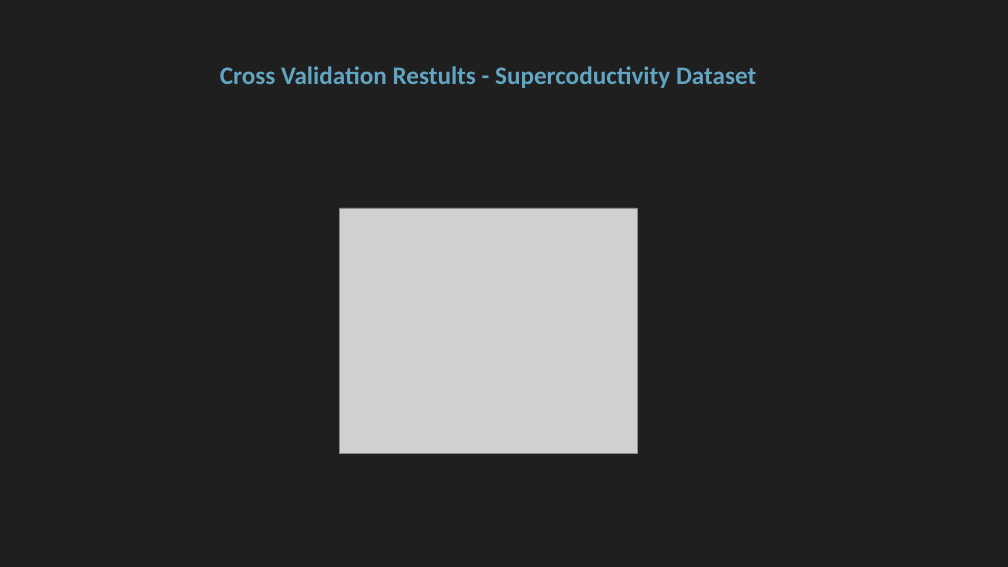
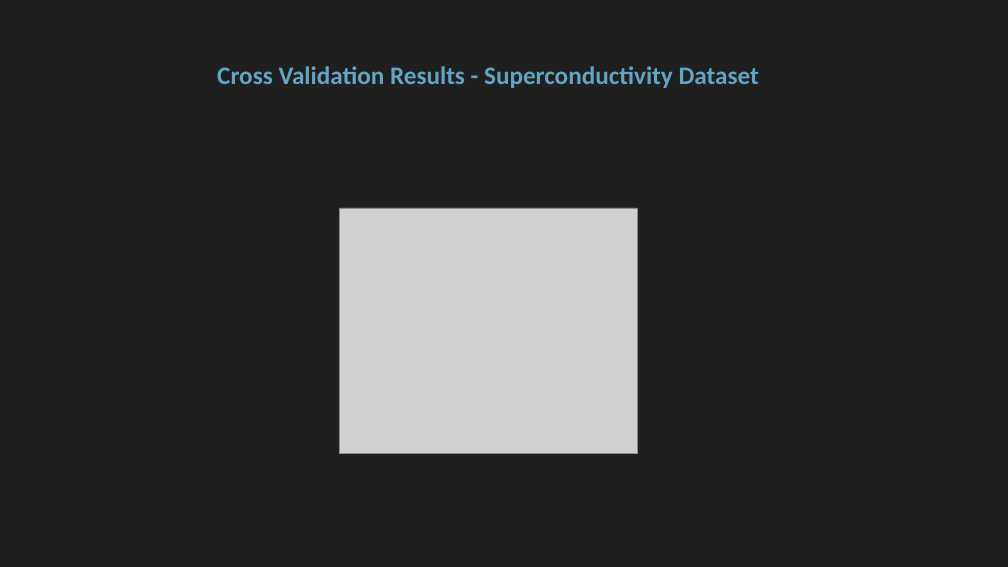
Before and after one commit to floengl/Machine-Learning, a slide deck: slide 16 of Exercise_2/Exercie2_slides.pptx. Drawn at 1008x567 pixels with LibreOffice and Linux fonts; fonts in the diff are those of the drawing; grey boxes stand for pictures. Boxes give left, top, right and bottom in pixels: in the first picture for what was removed or moved away, otherwise in the second. Text is boxed around its words. In the diff, an @@ line names an element or a change of style, - is before the commit and + after.

```diff
--- a/Exercise_2/Exercie2_slides.pptx
+++ b/Exercise_2/Exercie2_slides.pptx
@@ title at box(217, 66, 759, 88): text changed @@
-Cross Validation Restults - Supercoductivity Dataset
+Cross Validation Results - Superconductivity Dataset
```
Also in this commit, not shown: 7 other slides changed, 1 slide added.
